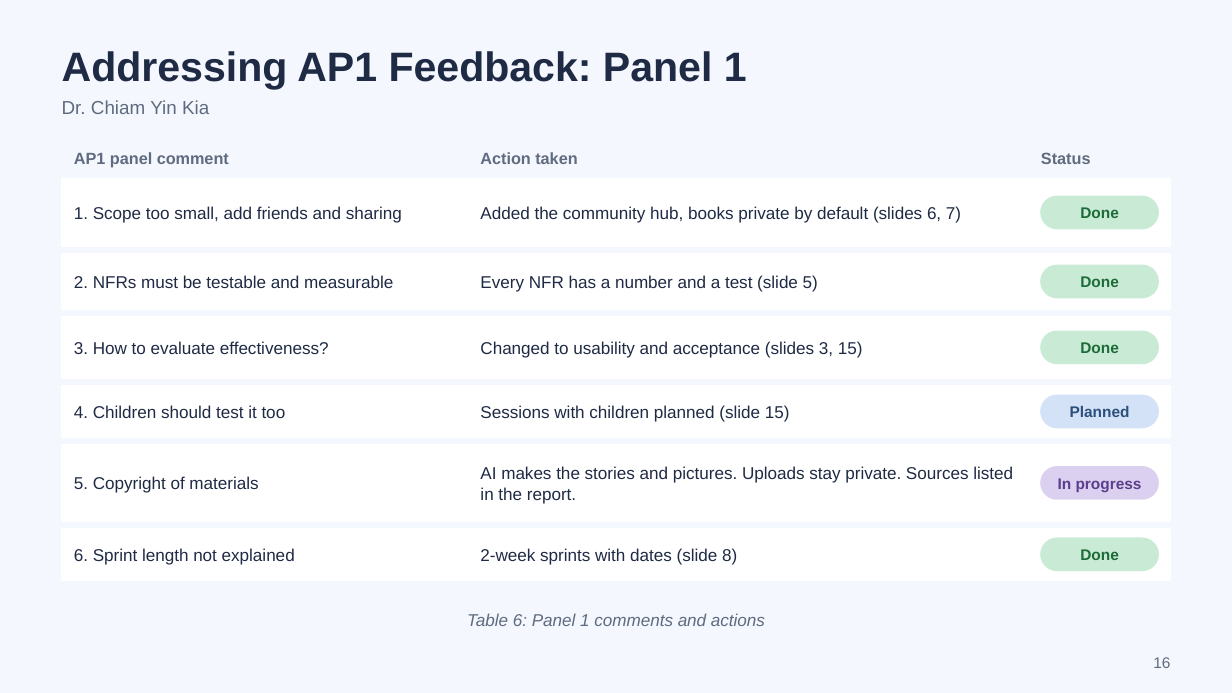
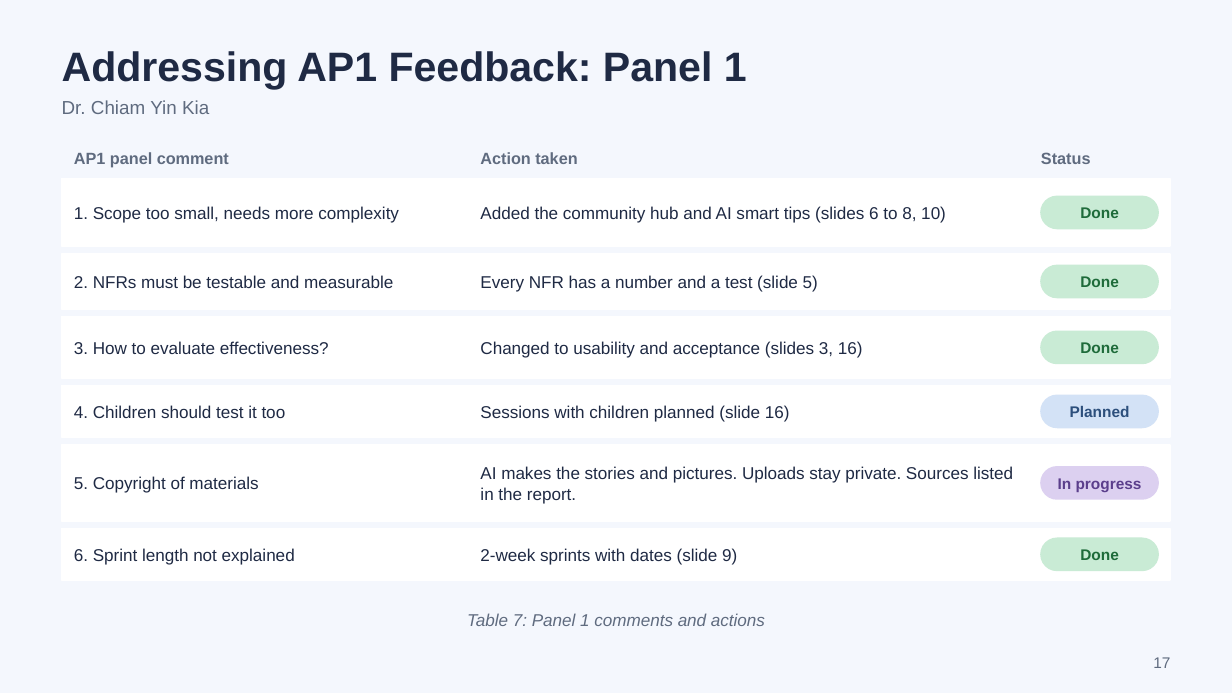
Before and after one commit to scz912/autism_audiobook, a slide deck: slide 17 of deliverables/Visual_Playlist_AP2_Progress.pptx (slide 16 before the commit). Drawn at 1232x693 pixels with LibreOffice and Linux fonts; fonts in the diff are those of the drawing. Boxes give left, top, right and bottom in pixels: in the first picture for what was removed or moved away, otherwise in the second. Text is boxed around its words. In the diff, an @@ line names an element or a change of style, - is before the commit and + after.

```diff
--- a/deliverables/Visual_Playlist_AP2_Progress.pptx
+++ b/deliverables/Visual_Playlist_AP2_Progress.pptx
@@ text at [74, 206, 399, 223]: text changed @@
-1. Scope too small, add friends and sharing
+1. Scope too small, needs more complexity
@@ text at [480, 206, 946, 223]: text changed @@
-Added the community hub, books private by default (slides 6, 7)
+Added the community hub and AI smart tips (slides 6 to 8, 10)
@@ text at [480, 341, 863, 358]: text changed @@
-Changed to usability and acceptance (slides 3, 15)
+Changed to usability and acceptance (slides 3, 16)
@@ text at [480, 405, 790, 422]: text changed @@
-Sessions with children planned (slide 15)
+Sessions with children planned (slide 16)
@@ text at [480, 548, 737, 565]: text changed @@
-2-week sprints with dates (slide 8)
+2-week sprints with dates (slide 9)
@@ text at [467, 613, 765, 626]: text changed @@
-Table 6: Panel 1 comments and actions
+Table 7: Panel 1 comments and actions
@@ page number at [1153, 657, 1170, 668]: text changed @@
-16
+17
```
Also in this commit, not shown: 9 other slides changed, 1 slide added, 2 other files.
